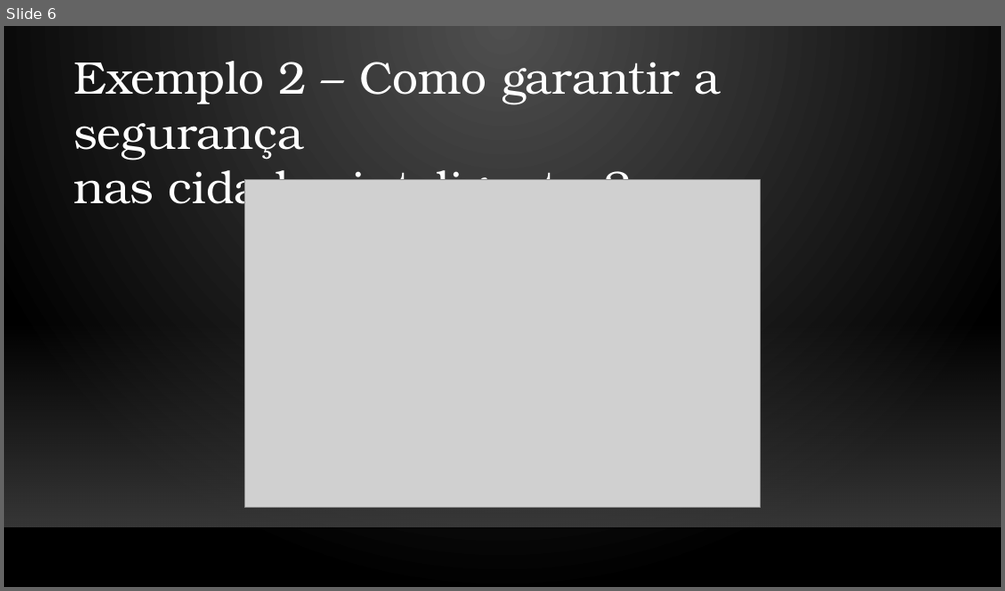
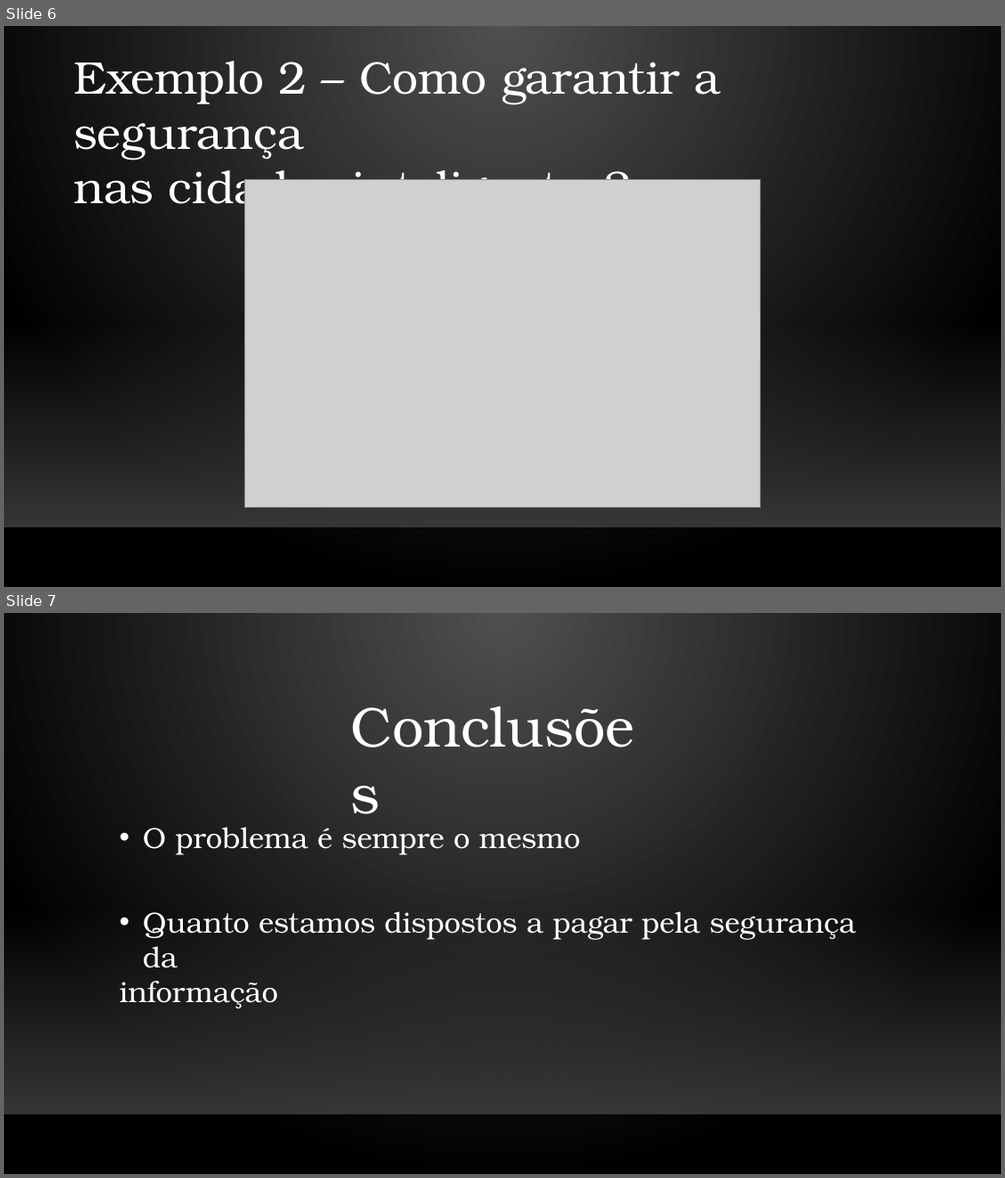
Before and after one commit to inesamil/projeto, a slide deck: Documentos/4. Apresentação Individual/Nuno/Apresentação.pptx. Shown one above the other, each under a label of ours: slide 6 before the commit, slides 6 and 7 after it. The pictures are 1005x591 and 1005x1178 pixels, drawn with LibreOffice and Linux fonts; fonts in the diff are those of the drawing; grey boxes stand for pictures; background and template pictures are left out. Boxes give left, top, right and bottom in pixels: in the first picture for what was removed or moved away, otherwise in the second. Text is boxed around its words. In the diff, an @@ line names an element or a change of style, - is before the commit and + after.

```diff
--- a/Documentos/4. Apresentação Individual/Nuno/Apresentação.pptx
+++ b/Documentos/4. Apresentação Individual/Nuno/Apresentação.pptx
@@ slide 7 added at (4, 613, 1001, 1174), background gradient #505050 to #000000; not listed: 2 template elements that a slide beside it also shows @@
@@ text added at (343, 687, 662, 763), 54 pt, text #FFFFFF @@
+Conclusões
@@ text added at (143, 827, 856, 968), 28 pt, text #FFFFFF @@
+• O problema é sempre o mesmo
+• Quanto estamos dispostos a pagar pela segurança da
+informação
```
Also in this commit, not shown: 1 slide changed, 1 slide removed, 1 other file.
